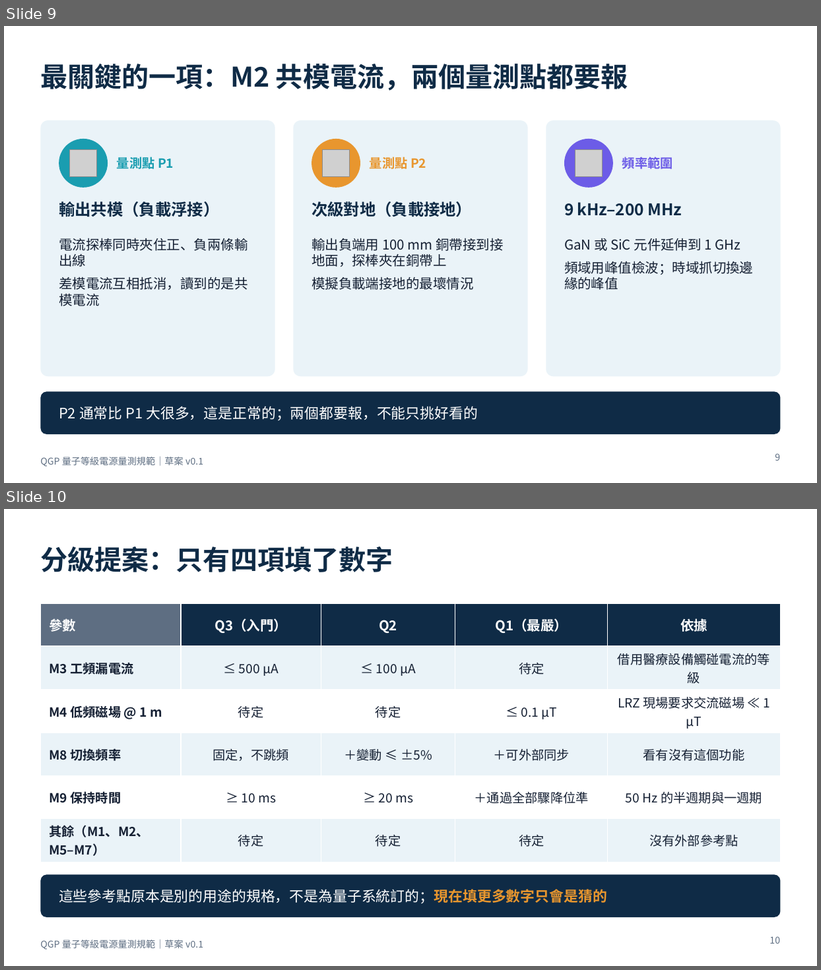
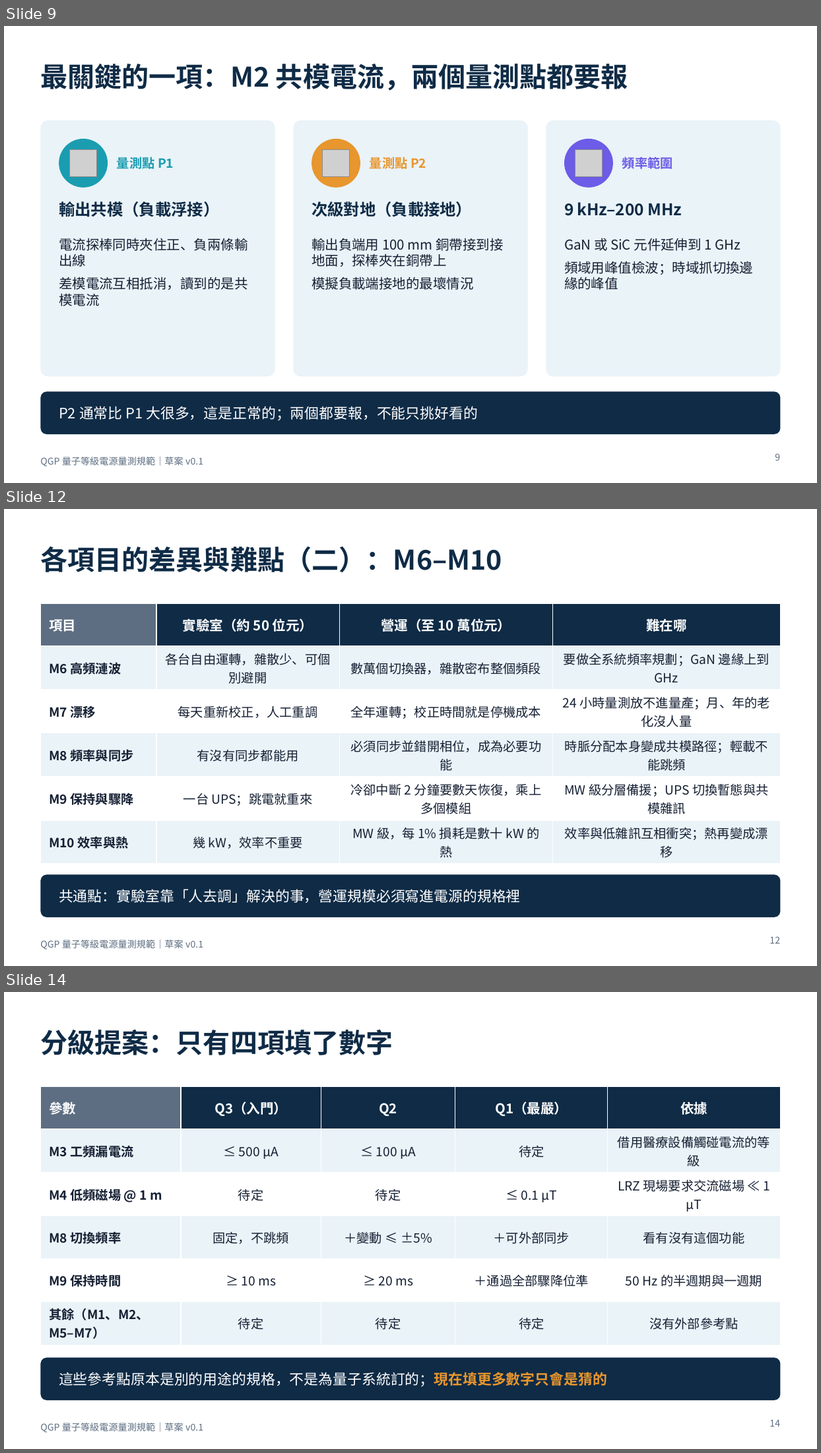
Before and after one commit to pcpcchen-coder/QuantumComputing, a slide deck: slides/output/qgp-measurement-spec.pptx. Shown one above the other, each under a label of ours: slides 9 and 10 before the commit, slides 9, 12 and 14 after it; the slides between them are not shown. The pictures are 821x970 and 821x1453 pixels, drawn with LibreOffice and Linux fonts; fonts in the diff are those of the drawing; grey boxes stand for pictures. Boxes give left, top, right and bottom in pixels: in the first picture for what was removed or moved away, otherwise in the second. Text is boxed around its words. In the diff, an @@ line names an element or a change of style, - is before the commit and + after.

```diff
--- a/slides/output/qgp-measurement-spec.pptx
+++ b/slides/output/qgp-measurement-spec.pptx
@@ slide 12 added at <box>4,509,817,966</box>, background #FFFFFF; not listed: 1 template element that a slide beside it also shows @@
@@ title added at <box>40,547,502,572</box>, 32 pt, text #0F2B46, bold @@
+各項目的差異與難點（二）：M6–M10
@@ table added at <box>40,603,781,861</box>, 6 rows, 4 columns @@
+項目 | 實驗室（約 50 位元） | 營運（至 10 萬位元） | 難在哪
+M6 高頻漣波 | 各台自由運轉，雜散少、可個別避開 | 數萬個切換器，雜散密布整個頻段 | 要做全系統頻率規劃；GaN 邊緣上到 GHz
+M7 漂移 | 每天重新校正，人工重調 | 全年運轉；校正時間就是停機成本 | 24 小時量測放不進量產；月、年的老化沒人量
+M8 頻率與同步 | 有沒有同步都能用 | 必須同步並錯開相位，成為必要功能 | 時脈分配本身變成共模路徑；輕載不能跳頻
+M9 保持與驟降 | 一台 UPS；跳電就重來 | 冷卻中斷 2 分鐘要數天恢復，乘上多個模組 | MW 級分層備援；UPS 切換暫態與共模雜訊
+M10 效率與熱 | 幾 kW，效率不重要 | MW 級，每 1% 損耗是數十 kW 的熱 | 效率與低雜訊互相衝突；熱再變成漂移
@@ rounded rectangle added at <box>40,875,781,918</box>, fill #0F2B46 @@
@@ text added at <box>59,889,521,903</box>, 17 pt, text #FFFFFF @@
+共通點：實驗室靠「人去調」解決的事，營運規模必須寫進電源的規格裡
@@ page number added at <box>770,937,780,944</box>, 11 pt, text #5E6E82 @@
+12
@@ what was slide 10 is now slide 14 @@
@@ page number at <box>770,1420,780,1427</box>: text changed @@
-10
+14
```
Also in this commit, not shown: 3 other slides added, 6 other files.
